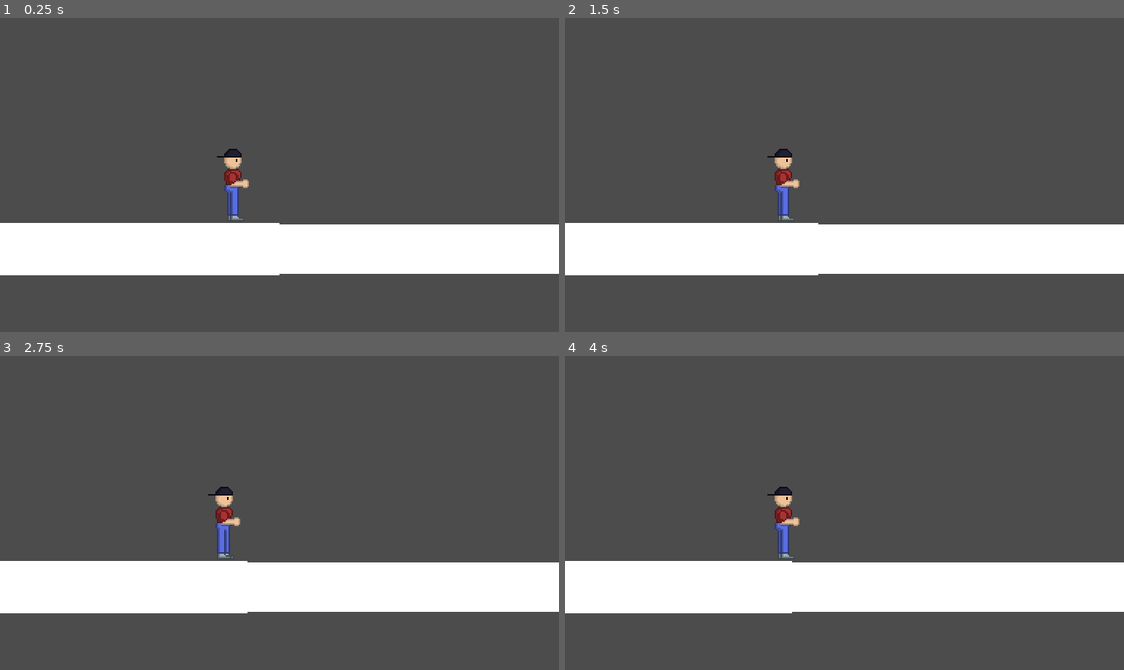
Above: before the commit, frames 1-4 (two rows, left to right).
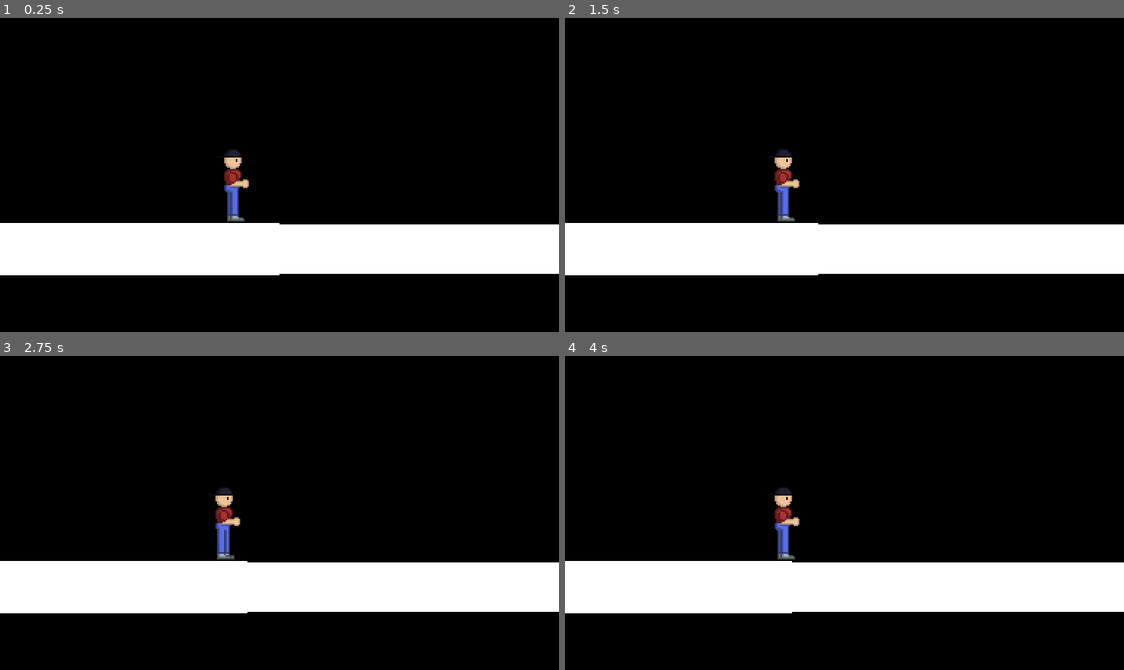
Above: after the commit, the same moments.

Repository: djfrailey/itchio-gamejam-2022
Game: Godot game, scene res://scenes/Test.tscn
Two runs of this game, one before a commit and one after it. Both use one fixed random seed, a clock stepped at 60 frames per second and the inputs below.
Inputs:
- Up to frame 1 (0.25 s): no input
- Up to frame 2 (1.5 s): hold Right (ui_right) 0.53-1.28 s; tap Space (ui_select) at 0.77 s; hold Left (ui_left) from 1.28 s (still down)
- Up to frame 3 (2.75 s): tap Space (ui_select) at 1.52 s; release Left (ui_left) at 2.03 s; hold Right (ui_right) from 2.03 s (still down)
- Up to frame 4 (4 s): tap Space (ui_select) at 3.02, 3.77 s; release Right (ui_right) at 3.53 s; hold Left (ui_left) from 3.53 s (still down)

The runs differ from the first frame. In frame 1, 83% of the frame differs, in the area x 0-100%, y 0-100%; in frame 2, 83%; in frame 3, 83%; in frame 4, 83%.

Commit message:
Change default clear color

Diff:
--- a/project.godot
+++ b/project.godot
@@ -72,4 +72,5 @@
 [rendering]
 
 2d/snapping/use_gpu_pixel_snap=true
+environment/default_clear_color=Color( 0, 0, 0, 1 )
 environment/default_environment="res://default_env.tres"
